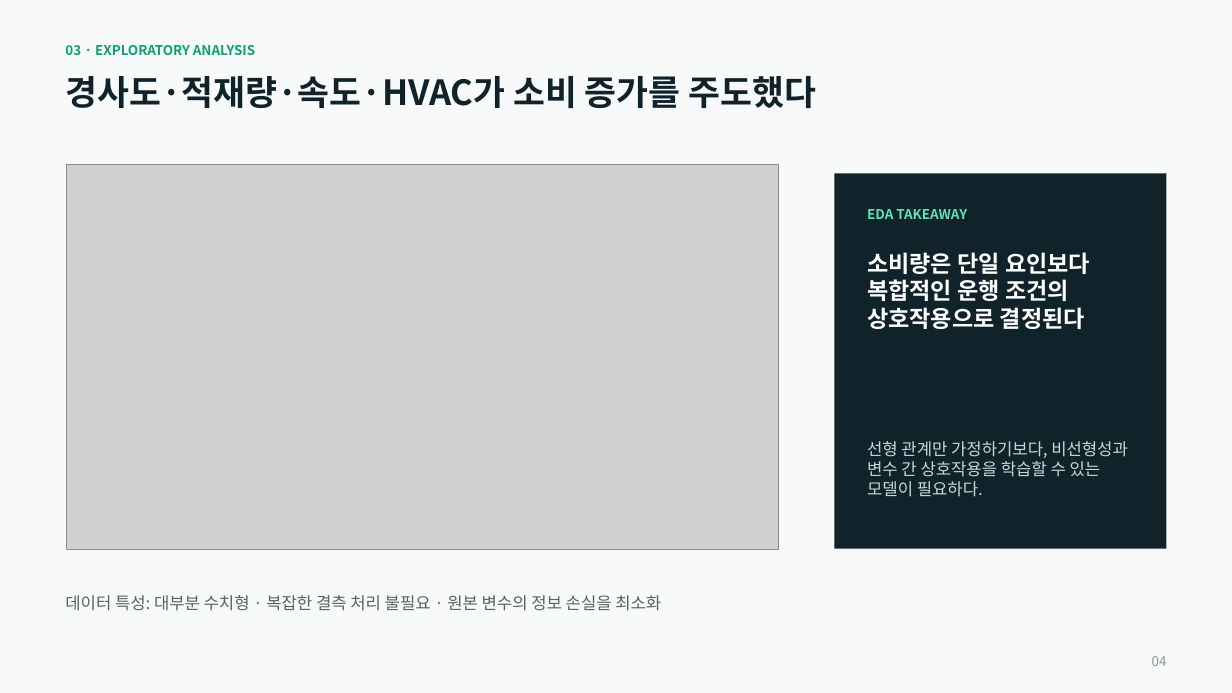
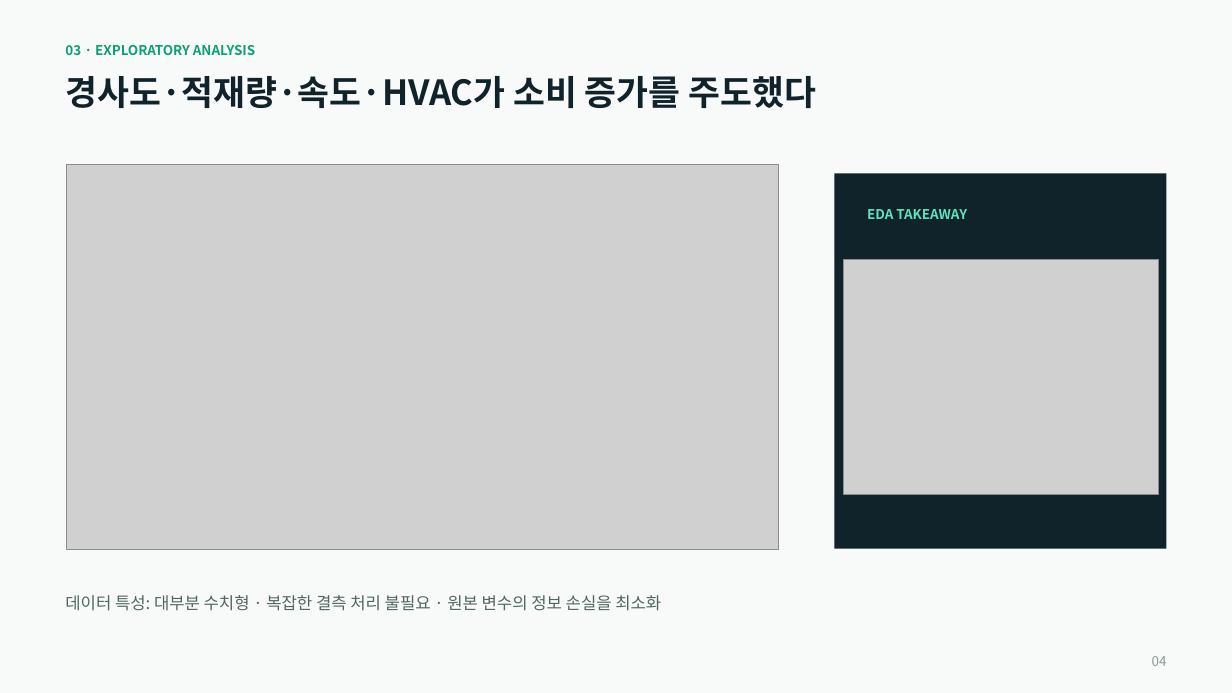
Before and after one commit to jannie601H/gg1th_ml_basic, a slide deck: slide 4 of Docs/EV speed advisor.pptx. Drawn at 1232x693 pixels with LibreOffice and Linux fonts; fonts in the diff are those of the drawing; grey boxes stand for pictures. Boxes give left, top, right and bottom in pixels: in the first picture for what was removed or moved away, otherwise in the second. Text is boxed around its words. In the diff, an @@ line names an element or a change of style, - is before the commit and + after.

```diff
--- a/Docs/EV speed advisor.pptx
+++ b/Docs/EV speed advisor.pptx
@@ picture added at bbox=[844, 260, 1159, 494] @@
@@ text removed at bbox=[867, 252, 1090, 329] @@
-소비량은 단일 요인보다
-복합적인 운행 조건의
-상호작용으로 결정된다
@@ text removed at bbox=[867, 441, 1128, 497] @@
-선형 관계만 가정하기보다, 비선형성과 변수 간 상호작용을 학습할 수 있는 모델이 필요하다.
```
Also in this commit, not shown: 5 other slides changed, 1 slide added, 1 slide removed, 1 other file.
